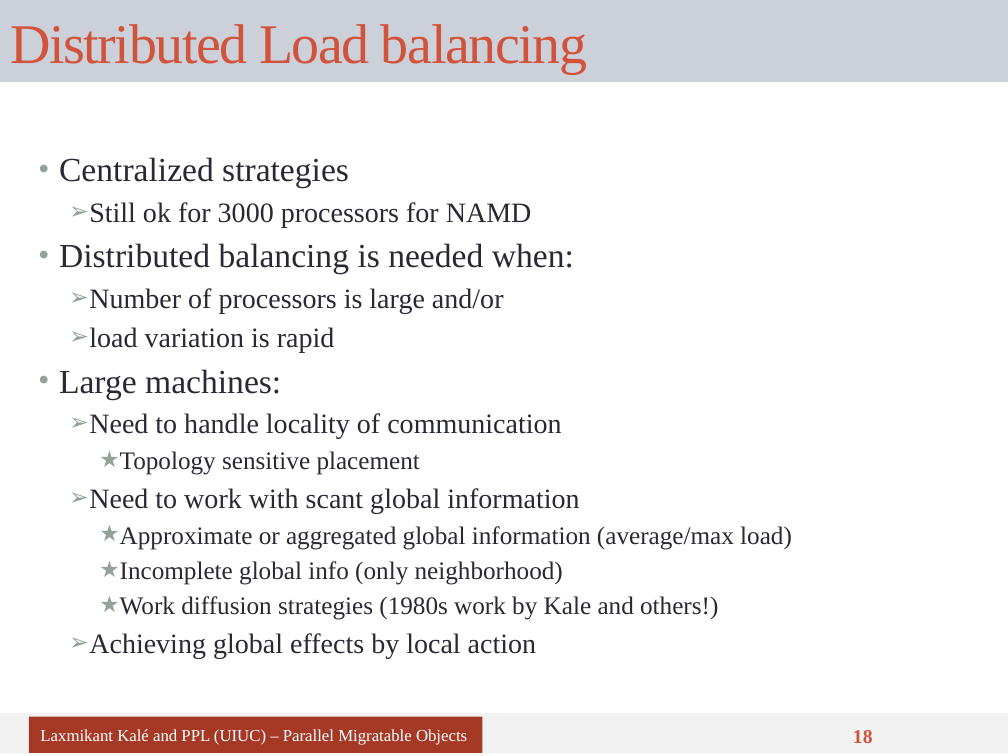
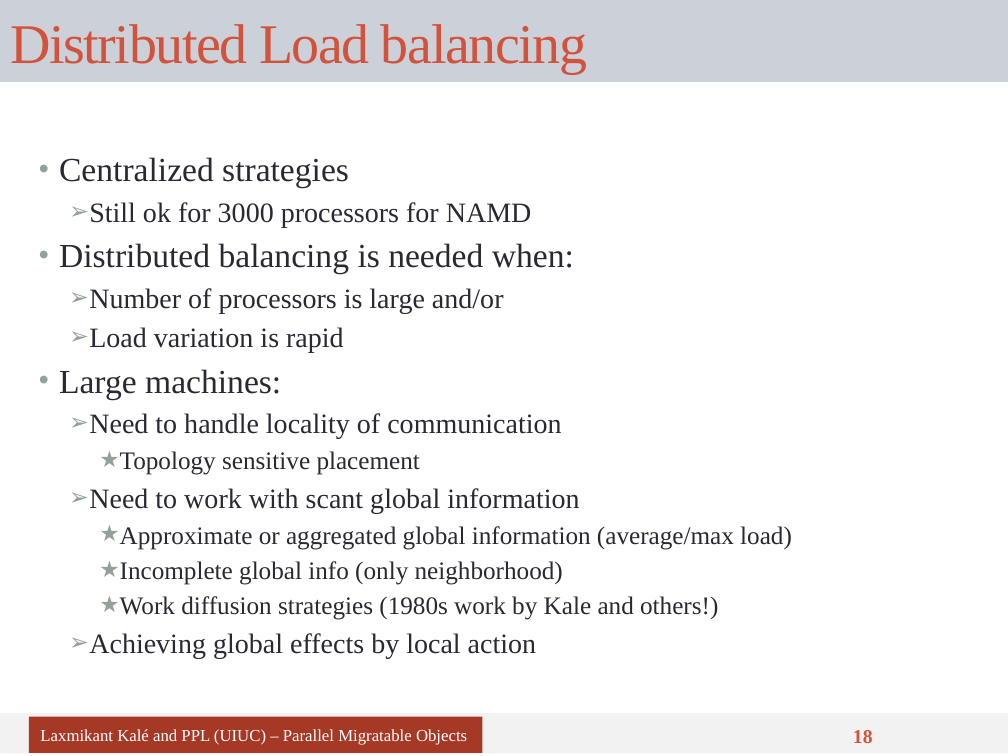
Before and after one commit to UIUC-PPL/charm_tutorial, a slide deck: slide 18 of tutorial-10-load_balancing.pptx. Drawn at 1008x756 pixels with LibreOffice and Linux fonts; fonts in the diff are those of the drawing. Boxes give left, top, right and bottom in pixels: in the first picture for what was removed or moved away, otherwise in the second. Text is boxed around its words. In the diff, an @@ line names an element or a change of style, - is before the commit and + after.

```diff
--- a/tutorial-10-load_balancing.pptx
+++ b/tutorial-10-load_balancing.pptx
@@ text at <box>89,327,344,353</box>: text changed @@
-  ➢ load variation is rapid
+  ➢ Load variation is rapid
```
Also in this commit, not shown: 3 other slides changed.
